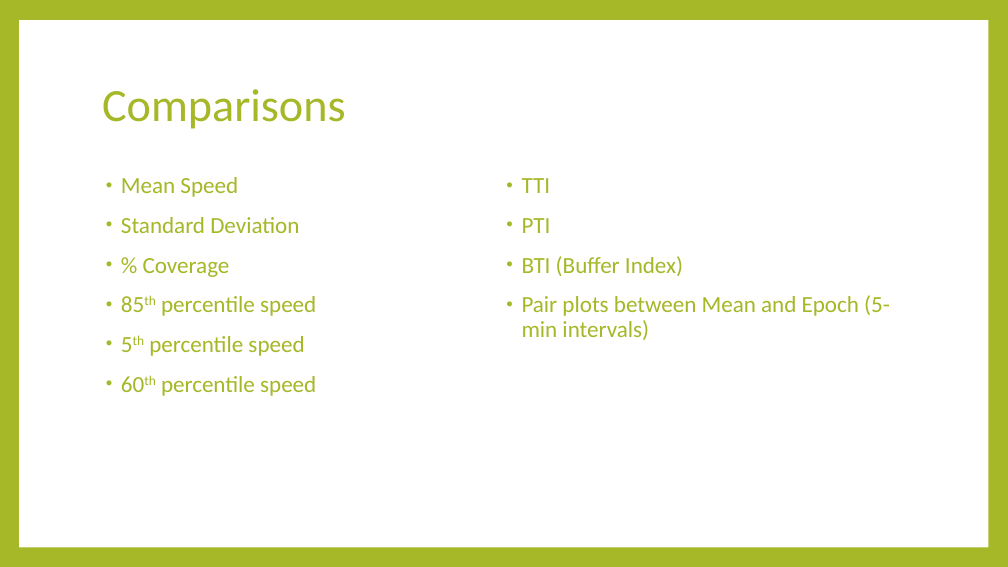
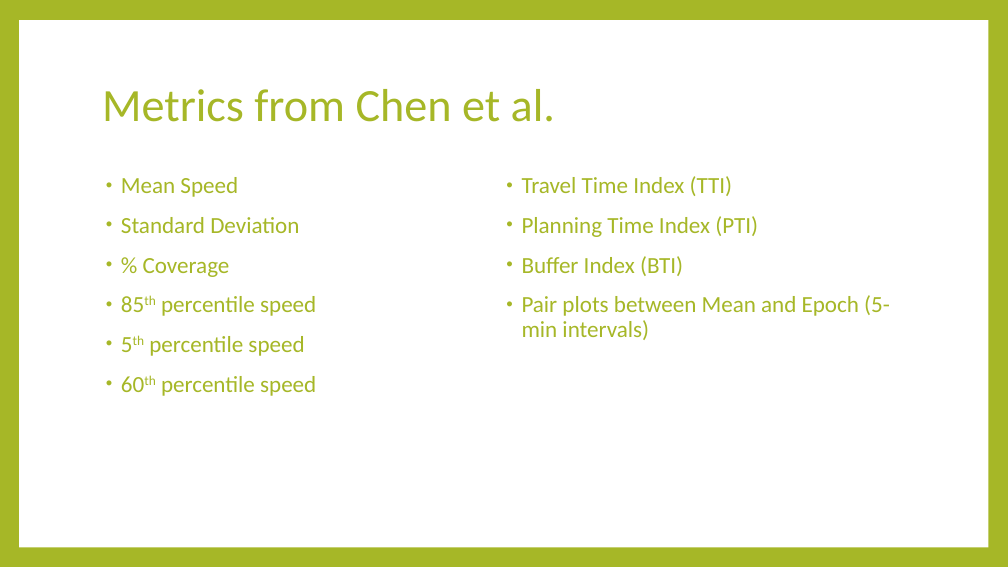
Before and after one commit to jdbr223/ce599-s17, a slide deck: slide 8 of CE599_JB_Project/A Comparative Study of GPS and Bluetooth Speed Data ALong Man O War Boulevard.pptx (slide 10 before the commit). Drawn at 1008x567 pixels with LibreOffice and Linux fonts; fonts in the diff are those of the drawing. Boxes give left, top, right and bottom in pixels: in the first picture for what was removed or moved away, otherwise in the second. Text is boxed around its words. In the diff, an @@ line names an element or a change of style, - is before the commit and + after.

```diff
--- a/CE599_JB_Project/A Comparative Study of GPS and Bluetooth Speed Data ALong Man O War Boulevard.pptx
+++ b/CE599_JB_Project/A Comparative Study of GPS and Bluetooth Speed Data ALong Man O War Boulevard.pptx
@@ title at bbox=[102, 89, 555, 122]: text changed @@
-Comparisons
+Metrics from Chen et al.
@@ text at bbox=[522, 176, 758, 276]: text changed @@
-• TTI
-• PTI
-• BTI (Buffer Index)
+• Travel Time Index (TTI)
+• Planning Time Index (PTI)
+• Buffer Index (BTI)
```
Also in this commit, not shown: 9 other slides changed, 2 slides added, 1 slide removed.
